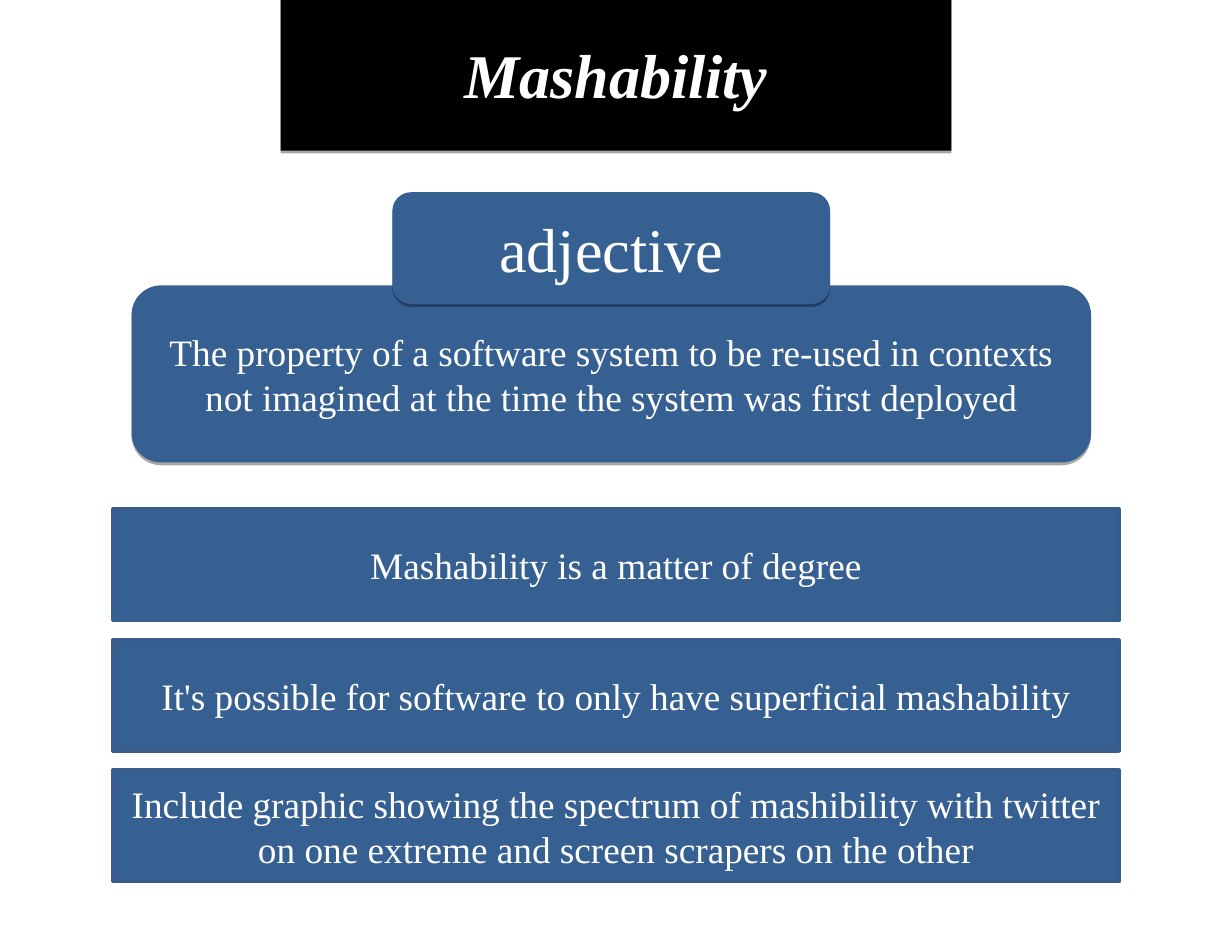
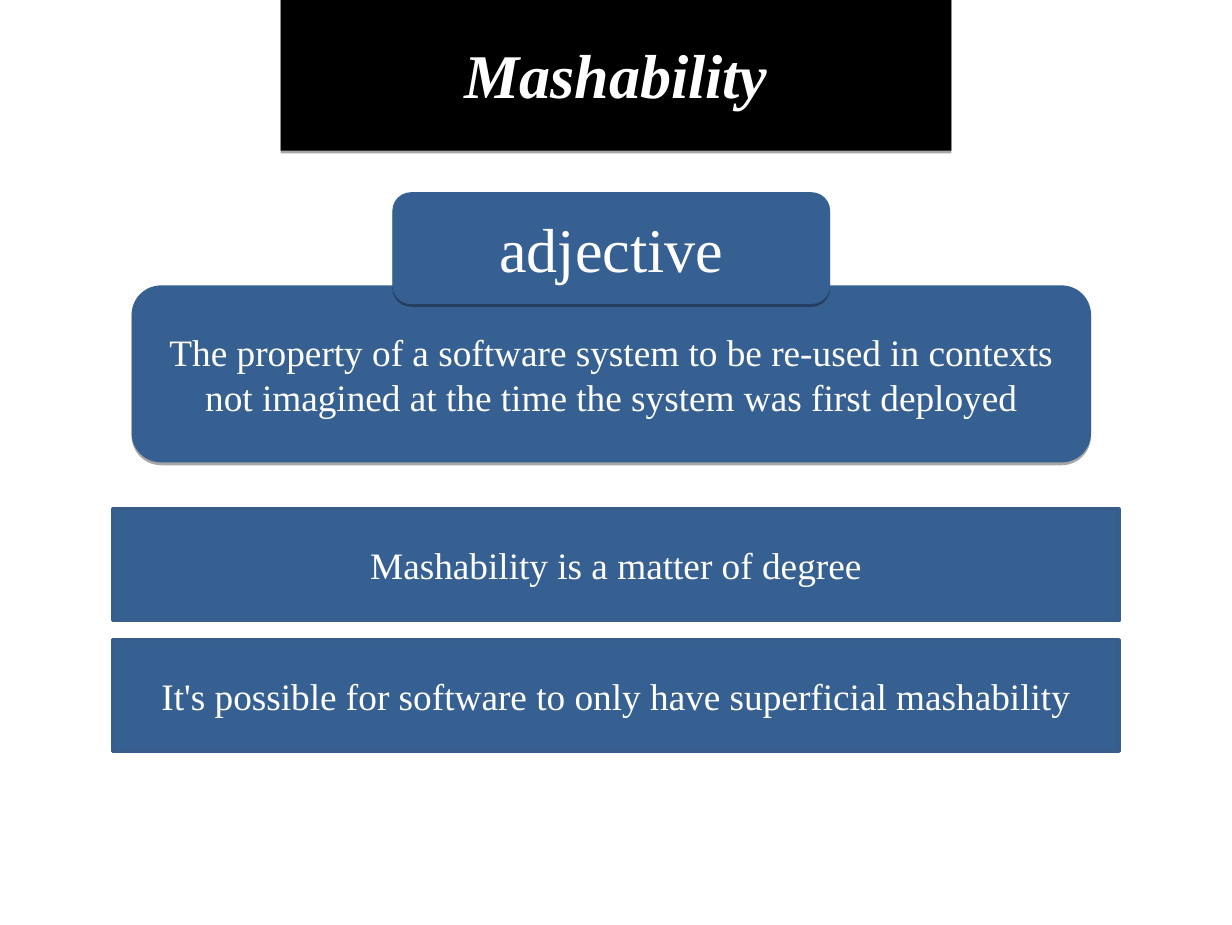
Before and after one commit to demo007/mashups4jsf, a slide deck: slide 4 of overview-architecture/JavaOne-2010/S314070_BURNS_SALEH_MASHUPS.odp. Drawn at 1232x925 pixels with LibreOffice and Linux fonts; fonts in the diff are those of the drawing. Boxes give left, top, right and bottom in pixels: in the first picture for what was removed or moved away, otherwise in the second. Text is boxed around its words. In the diff, an @@ line names an element or a change of style, - is before the commit and + after.

Commit message:
in progress

```diff
--- a/overview-architecture/JavaOne-2010/S314070_BURNS_SALEH_MASHUPS.odp
+++ b/overview-architecture/JavaOne-2010/S314070_BURNS_SALEH_MASHUPS.odp
@@ freeform shape removed at (x1=113, y1=770, x2=1119, y2=882) @@
-  Include graphic showing the spectrum of mashibility with twitter on one extreme and screen scrapers on the other
```
Also in this commit, not shown: 10 other slides changed, 1 slide added.
